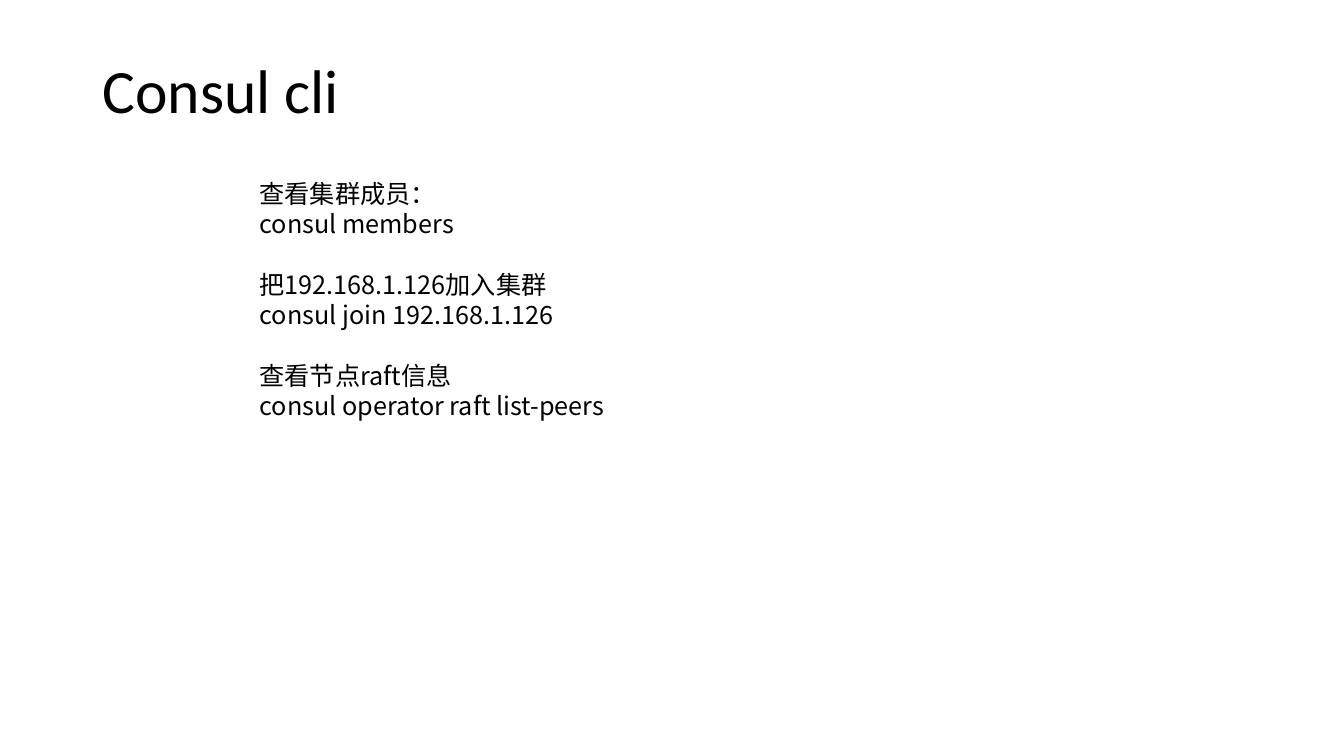
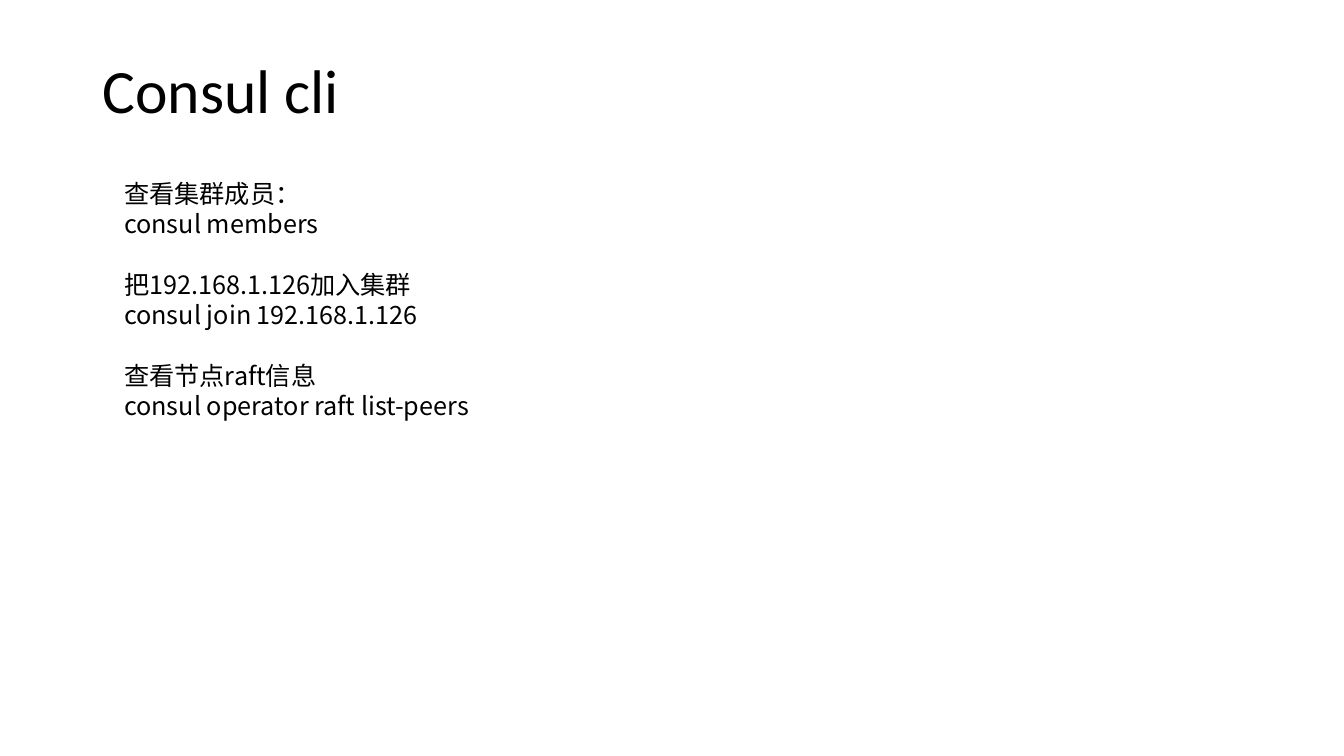
Before and after one commit to axzxs2001/HisMicroserviceSample, a slide deck: slide 20 of HisMicroserviceSample/Doc/基于.net core微服务.pptx (slide 18 before the commit). Drawn at 1344x756 pixels with LibreOffice and Linux fonts; fonts in the diff are those of the drawing; background and template pictures are left out. Boxes give left, top, right and bottom in pixels: in the first picture for what was removed or moved away, otherwise in the second. Text is boxed around its words. In the diff, an @@ line names an element or a change of style, - is before the commit and + after.

```diff
--- a/HisMicroserviceSample/Doc/基于.net core微服务.pptx
+++ b/HisMicroserviceSample/Doc/基于.net core微服务.pptx
@@ text "查看集群成员：": place and size @@
-text "查看集群成员：" at box(260, 181, 604, 421)
+text "查看集群成员：" at box(124, 181, 469, 421)
```
Also in this commit, not shown: 8 other slides changed, 5 slides added, 3 slides removed, 3 other files.
